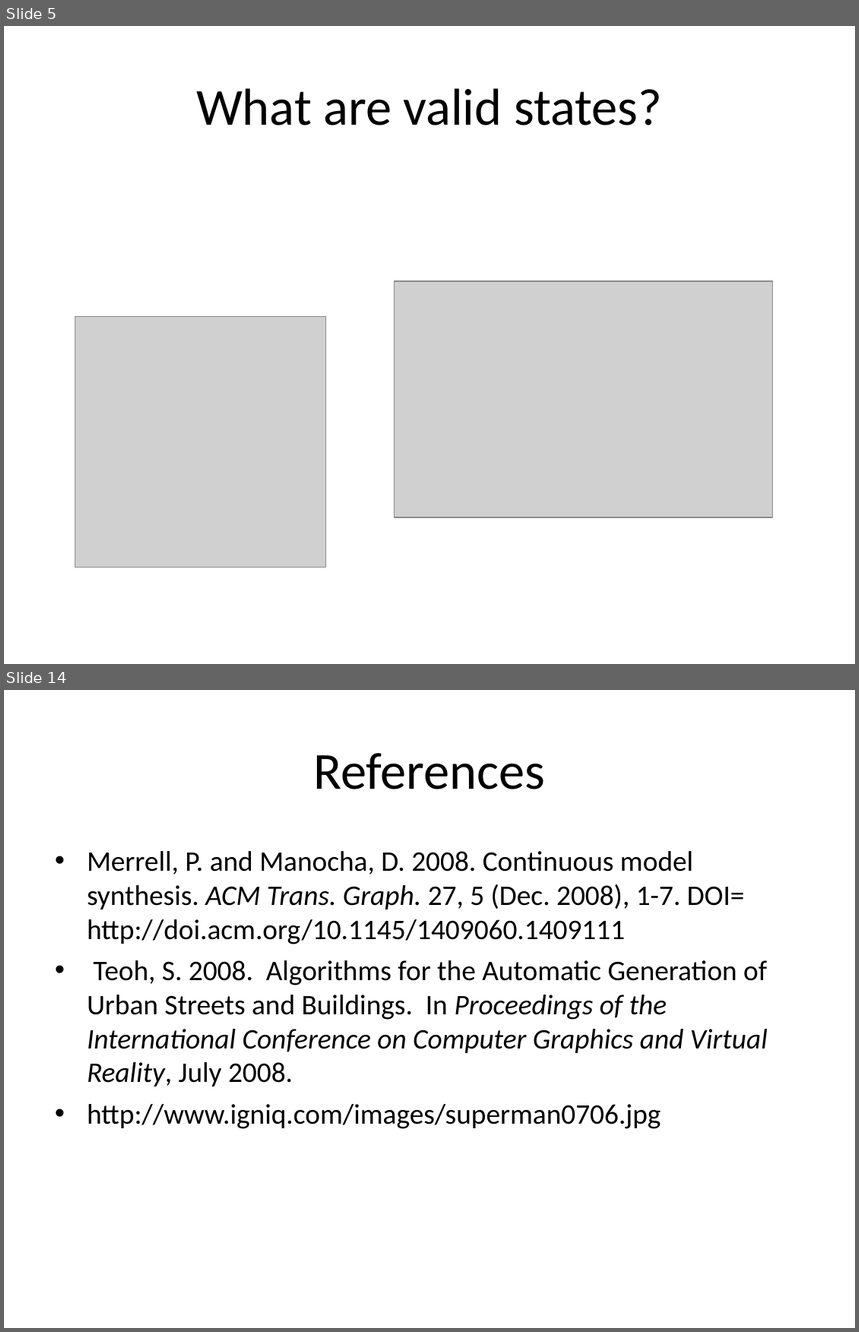
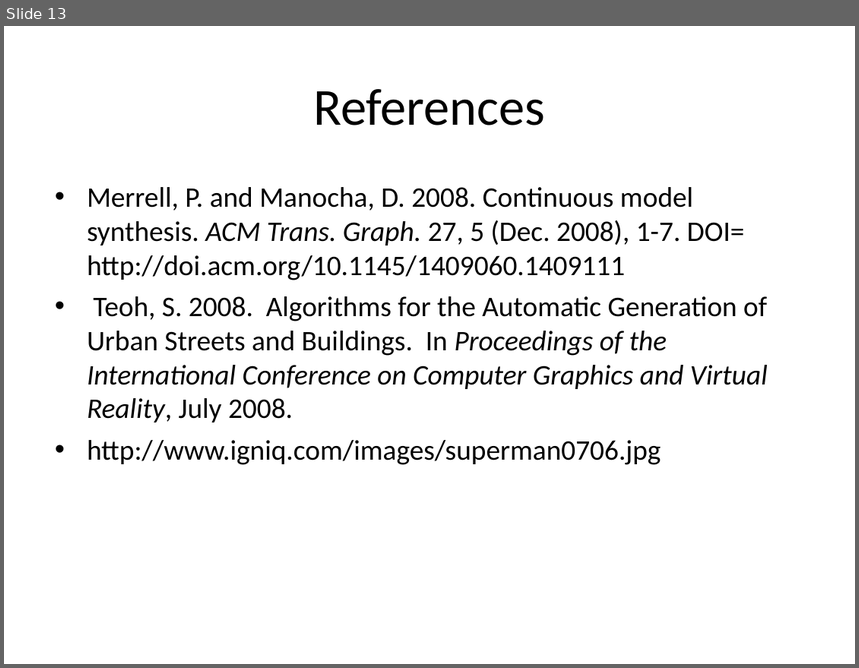
Before and after one commit to reinebold/cs580CMS, a slide deck: Documents/Creating a Procedural City.ppt. Shown one above the other, each under a label of ours: slides 5 and 14 before the commit, slide 13 after it; the slides between them are not shown. The pictures are 859x1332 and 859x668 pixels, drawn with LibreOffice and Linux fonts; fonts in the diff are those of the drawing; grey boxes stand for pictures. Boxes give left, top, right and bottom in pixels: in the first picture for what was removed or moved away, otherwise in the second. Text is boxed around its words. In the diff, an @@ line names an element or a change of style, - is before the commit and + after.

```diff
--- a/Documents/Creating a Procedural City.ppt
+++ b/Documents/Creating a Procedural City.ppt
@@ slide 5 removed at [4, 26, 855, 664], background #FFFFFF @@
@@ title removed at [196, 88, 662, 126] @@
-What are valid states?
@@ picture removed at [394, 281, 772, 518] @@
@@ picture removed at [75, 317, 325, 567] @@
@@ what was slide 14 is now slide 13 @@
```
Also in this commit, not shown: 9 slides changed, 5 slides added, 3 other slides removed, 1 other file.
